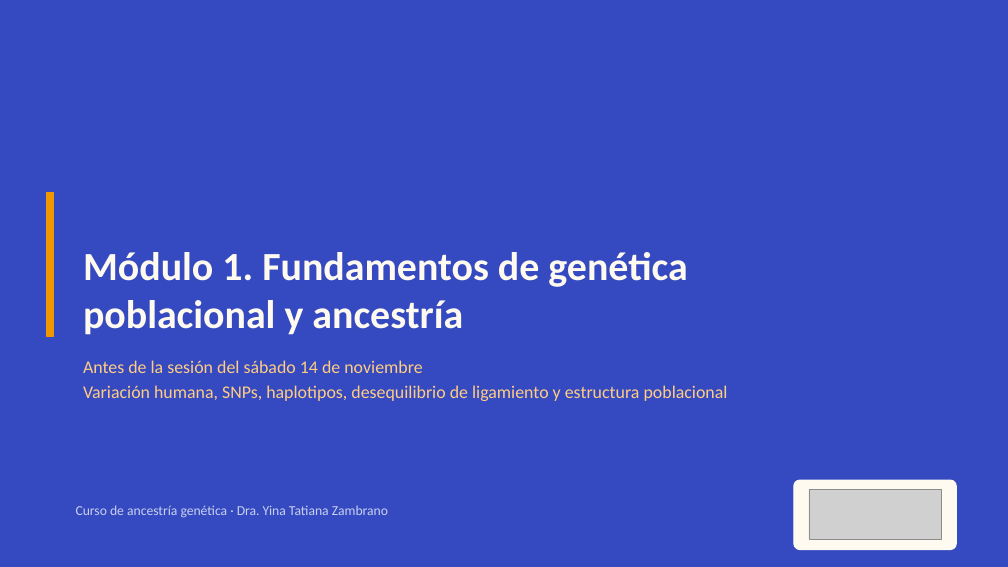
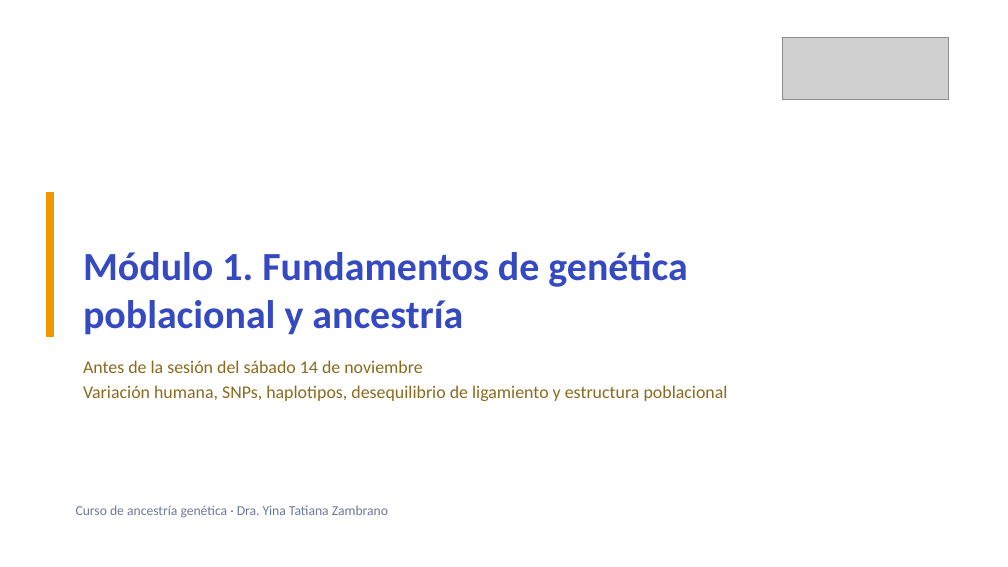
Before and after one commit to YTZ27/curso-ancestria, a slide deck: slide 1 of teoria/Modulo_1_Fundamentos.pptx. Drawn at 1008x567 pixels with LibreOffice and Linux fonts; fonts in the diff are those of the drawing; grey boxes stand for pictures. Boxes give left, top, right and bottom in pixels: in the first picture for what was removed or moved away, otherwise in the second. Text is boxed around its words. In the diff, an @@ line names an element or a change of style, - is before the commit and + after.

```diff
--- a/teoria/Modulo_1_Fundamentos.pptx
+++ b/teoria/Modulo_1_Fundamentos.pptx
@@ background #354AC0 to #FFFFFF @@
@@ picture: place and size @@
-picture at (809, 490, 941, 540)
+picture at (783, 38, 948, 100)
@@ title "Módulo 1. Fundamentos de genética ..." at (83, 252, 687, 335): text colour #FFFAF0 to #354AC0 @@
@@ text "Antes de la sesión del ..." at (83, 360, 728, 401): text colour #FFCC83 to #8A6A1E @@
@@ text "Curso de ancestría genética · ..." at (76, 505, 388, 518): text colour #C9D0F0 to #6E7899 @@
@@ rounded rectangle removed at (794, 480, 957, 550) @@
```
Also in this commit, not shown: 10 other slides changed, 2 slides added, 3 other files.
